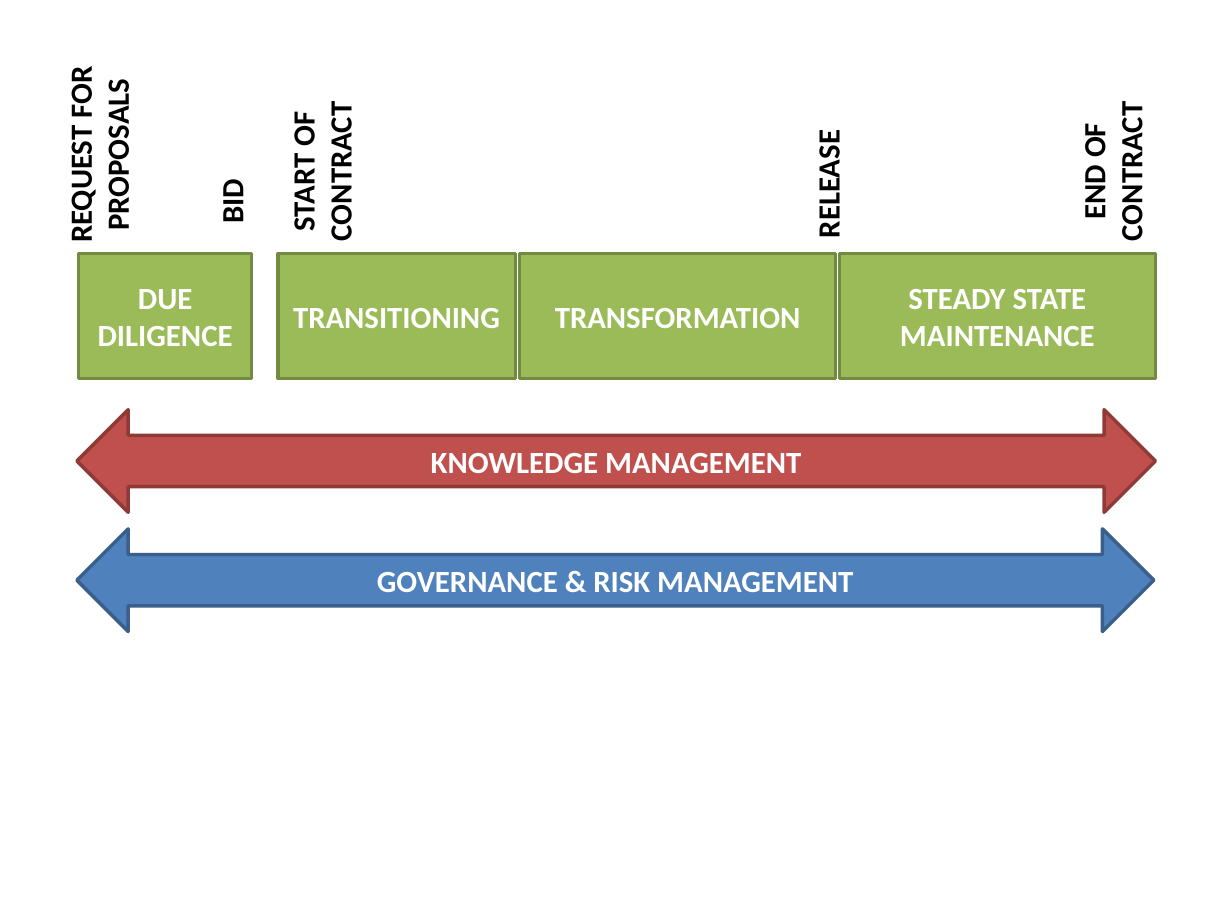
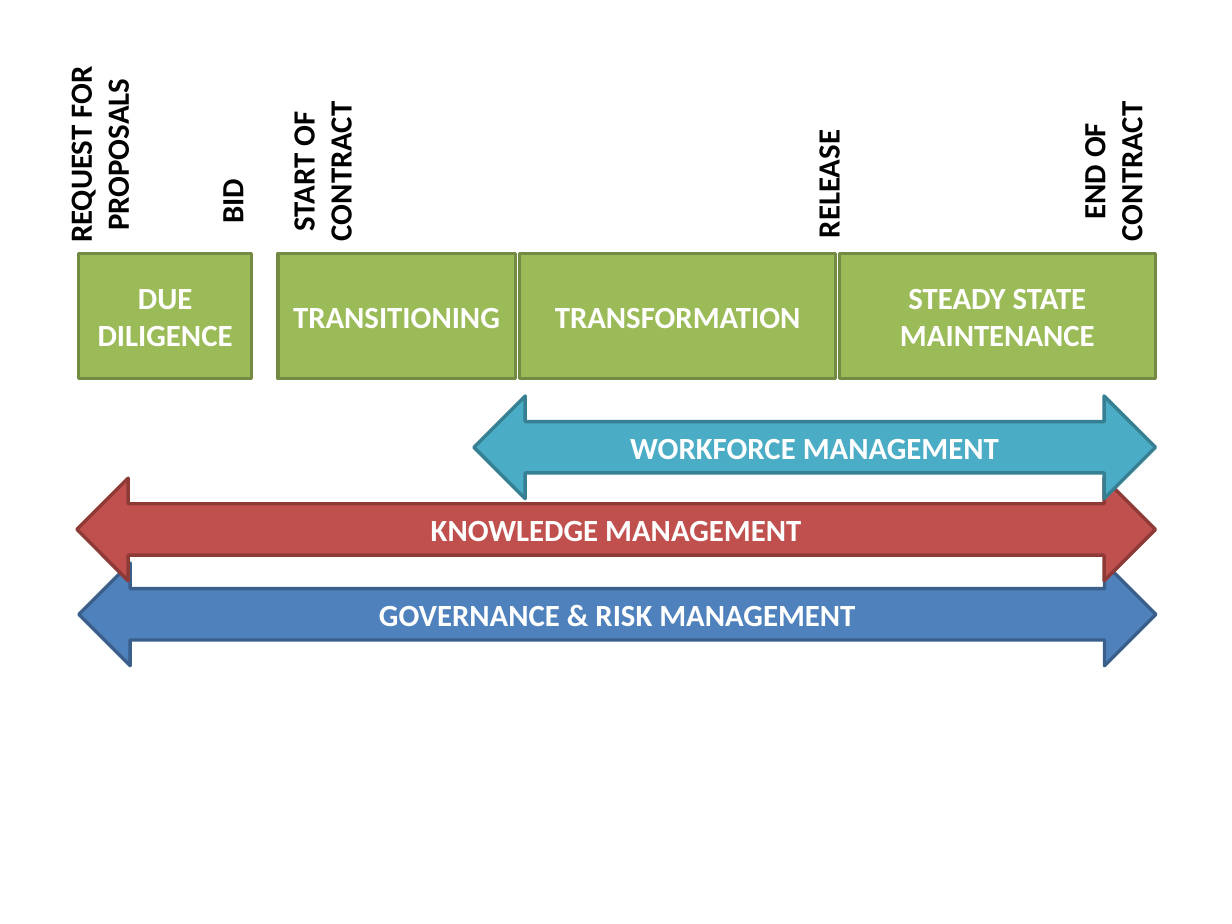
Before and after one commit to schandragit/fose-services, a slide deck: slide 1 of figs/phases.pptx. Drawn at 1232x924 pixels with LibreOffice and Linux fonts; fonts in the diff are those of the drawing. Boxes give left, top, right and bottom in pixels: in the first picture for what was removed or moved away, otherwise in the second. Text is boxed around its words. In the diff, an @@ line names an element or a change of style, - is before the commit and + after.

```diff
--- a/figs/phases.pptx
+++ b/figs/phases.pptx
@@ left right arrow added at <box>474,395,1156,498</box>, fill #4BACC6, outline #377F92 2 pt, 18 pt, text #FFFFFF, bold @@
+WORKFORCE MANAGEMENT
@@ left right arrow "KNOWLEDGE MANAGEMENT": place and size @@
-left right arrow "KNOWLEDGE MANAGEMENT" at <box>76,410,1154,513</box>
+left right arrow "KNOWLEDGE MANAGEMENT" at <box>76,478,1154,580</box>
@@ left right arrow "GOVERNANCE & RISK MANAGEMENT": place and size @@
-left right arrow "GOVERNANCE & RISK MANAGEMENT" at <box>76,529,1153,631</box>
+left right arrow "GOVERNANCE & RISK MANAGEMENT" at <box>79,563,1156,665</box>
```
Also in this commit, not shown: 2 other files.
